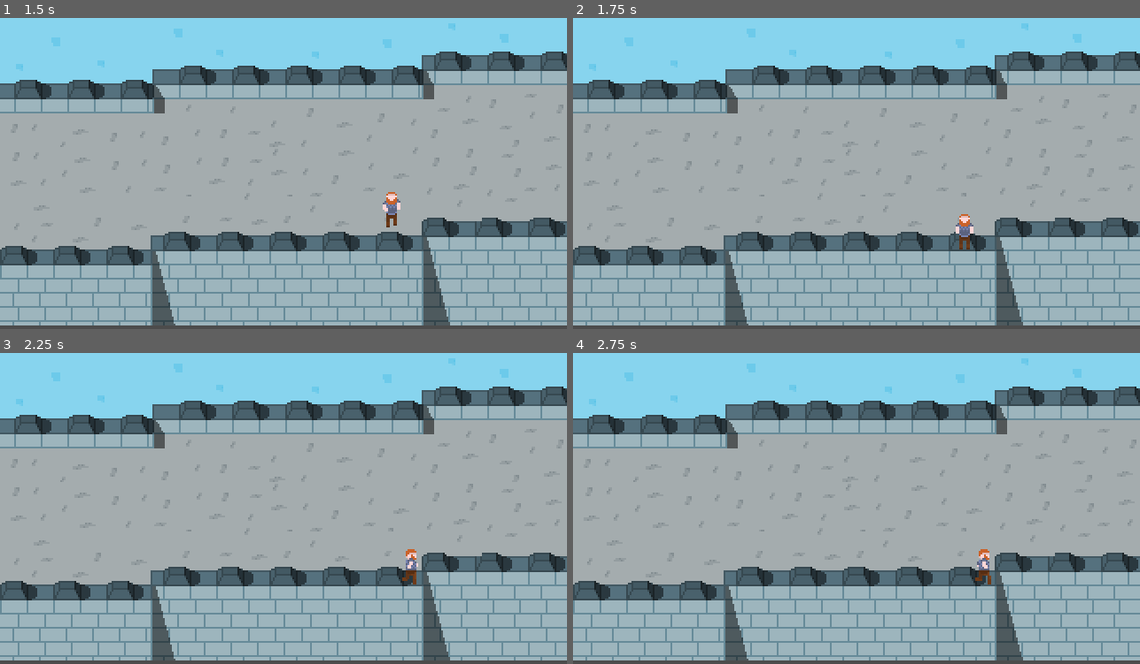
Above: before the commit, frames 1-4 (two rows, left to right).
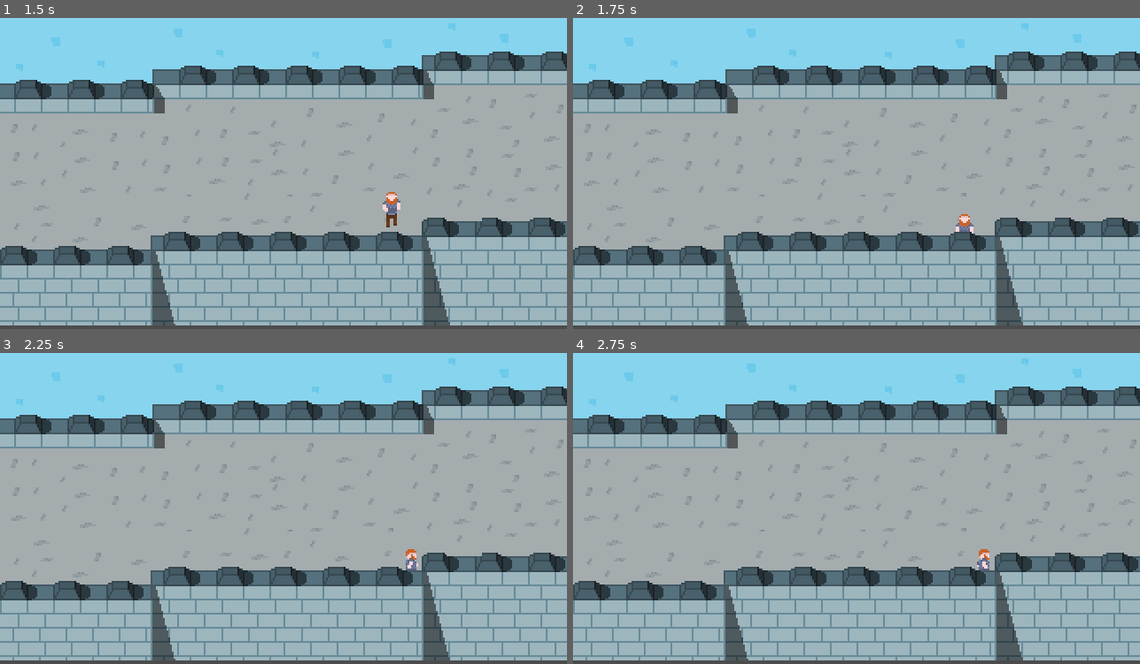
Above: after the commit, the same moments.

Repository: mlvzsd/LastOneLeft
Game: Godot game, scene res://unit/Test.tscn
Same seed, same stepped clock (60 frames per second), same inputs: the game is played once before the commit and once after it. The project has no main scene, so this scene is started directly.
Inputs:
- Up to frame 1 (1.5 s): tap Enter at 0.5 s; hold Right (ui_right) 0.53-1.28 s; hold Down (ui_down) from 1.28 s (still down)
- Up to frame 2 (1.75 s): keep holding Down (ui_down)
- Up to frame 3 (2.25 s): tap Space at 2 s; release Down (ui_down) at 2.03 s; hold Right (ui_right) from 2.03 s (still down)
- Up to frame 4 (2.75 s): keep holding Right (ui_right)

Frame 1 is identical in both runs. In frame 2, less than 0.1% of the frame differs, in the area x 67-71%, y 68-75%; in frame 3, less than 0.1%; in frame 4, less than 0.1%.

Commit message:
Increase Wall Z index in Place scene

Diff:
--- a/scenes/Place.tscn
+++ b/scenes/Place.tscn
@@ -8,8 +8,8 @@
 texture = ExtResource( 1 )
 
 [node name="FrontWall" type="Sprite" parent="."]
-position = Vector2( 0.0799866, 43 )
-z_index = 1
+position = Vector2( 0, 43 )
+z_index = 180
 texture = ExtResource( 2 )
 
 [node name="StaticBody2D" type="StaticBody2D" parent="FrontWall"]
